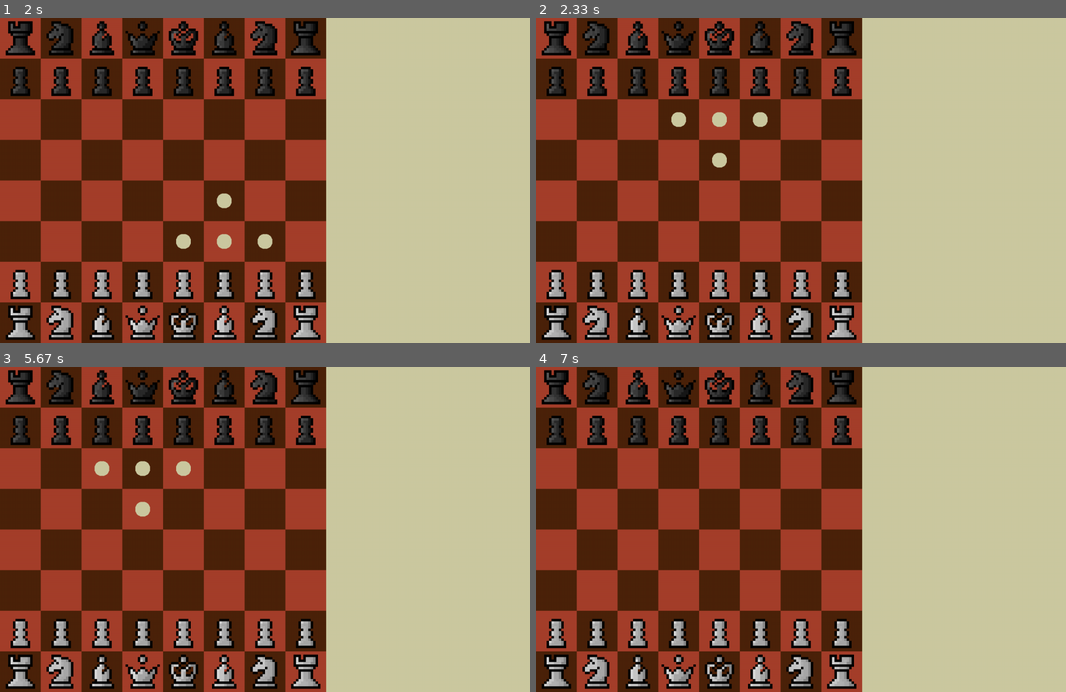
Above: before the commit, frames 1-4 (two rows, left to right).
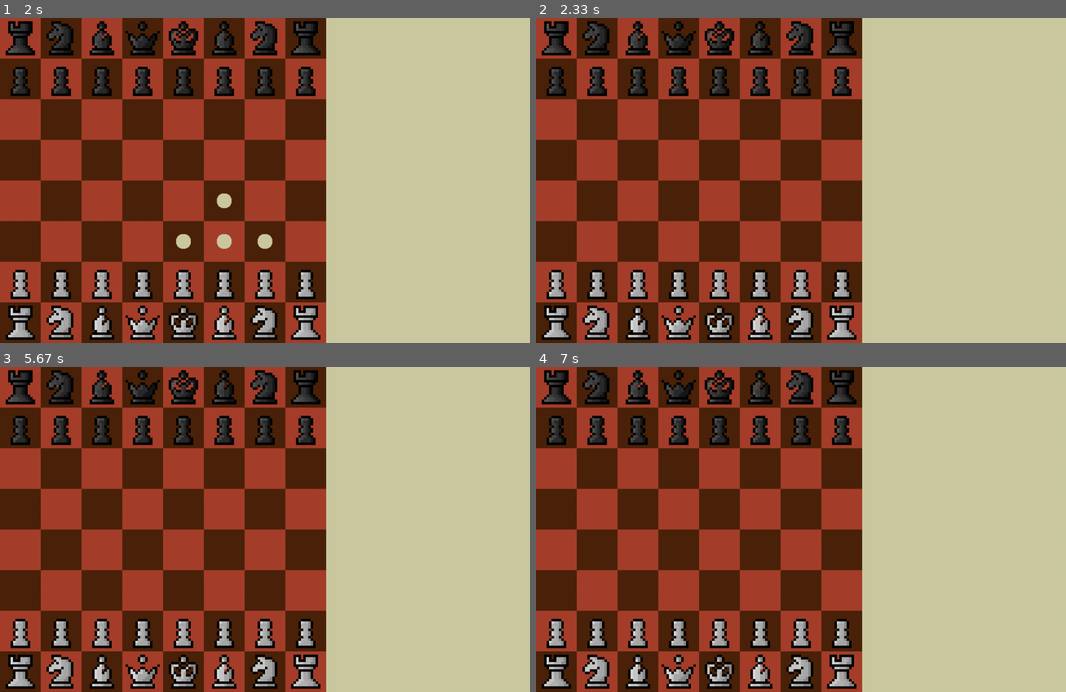
Above: after the commit, the same moments.

Repository: jetskiiiiiii/king-jet
Game: pygame game, started from main/game.py
Same seed, same stepped clock (60 frames per second), same inputs: the game is played once before the commit and once after it.
Inputs (mouse positions are in pixels of both pictures, inside the frame that each line leads up to):
- Up to frame 1 (2 s): press the mouse at (265, 203) at 0.37 s; move the mouse to (201, 193) at 0.47 s; release the mouse at (137, 183) at 0.6 s; click (238, 265) at 1.72 s
- Up to frame 2 (2.33 s): press the mouse at (774, 265) at 2.03 s; move the mouse to (748, 170) at 2.13 s; release the mouse at (716, 73) at 2.27 s
- Up to frame 3 (5.67 s): press the mouse at (238, 614) at 2.7 s; move the mouse to (169, 552) at 2.8 s; release the mouse at (100, 487) at 2.93 s; move the mouse to (106, 649) at 4.63 s; click (106, 649) at 4.68 s; click (137, 445) at 5.58 s
- Up to frame 4 (7 s): move the mouse to (673, 445) at 6.63 s; press the mouse at (673, 445) at 6.67 s; move the mouse to (636, 458) at 6.77 s; release the mouse at (604, 471) at 6.9 s

Frame 1 is identical in both runs. In frame 2, 0.4% of the frame differs, in the area x 25-44%, y 28-47%; in frame 3, 0.4%; in frame 4, nothing differs.

Commit message:
Add turn logic.

Diff:
--- a/main/board.py
+++ b/main/board.py
@@ -58,11 +58,13 @@
 class BoardLogic():
     def __init__(self):
         self.turn = "light"
+        self.toggle_move_piece = False
         self.moves = []
         self.pieces_captured_by_light = []
         self.pieces_captured_by_dark = []
         self.clicked_square = ()
         self.last_clicked_square = ()
+        self.toggle_show_hints = False
         self.last_hints_shown = []
         self.pieces_array = [
             King("dark"),
--- a/main/game.py
+++ b/main/game.py
@@ -15,10 +15,6 @@
 chessboard_status = BoardStatus()
 chessboard_logic = BoardLogic()
 chessboard = Board(screen, chessboard_status, chessboard_logic)
-
-# Outside of MAIN loop because need to be remembered
-show_hint = False
-move_piece = False
 
 ## Main pygame loop
 while running:
@@ -40,30 +36,36 @@
             chessboard_logic.clicked_square = (mouse_pos[0] // tile_size, mouse_pos[1] // tile_size) # Tuple of position of square (unscaled)
 
             clicked_square, last_clicked_square = chessboard_logic.clicked_square, chessboard_logic.last_clicked_square
+            piece_of_clicked_square = chessboard_status.status[clicked_square].occupied_by
+            is_correct_side_clicked = True if (piece_of_clicked_square is not None) and (piece_of_clicked_square.side == chessboard_logic.turn) else False
 
             # Toggle hint on
             if chessboard.is_click_inside_board(clicked_square):
                 # If piece is already showing hints, clicking it again will make hints disappear
-                if show_hint:
+                if chessboard_logic.toggle_show_hints:
+                    # Toggle hints might be true when player clicks on opposite side
+                    if not is_correct_side_clicked:
+                        chessboard_logic.toggle_show_hints = False
                     # If player clicks on same piece while hints are showing, hints will disappear
                     if clicked_square == last_clicked_square:
-                        show_hint = False
+                        chessboard_logic.toggle_show_hints = False
                         break
                     # If hints are shown and player clicks on a hint, move piece
                     elif clicked_square in chessboard_logic.last_hints_shown:
-                        show_hint = False
-                        move_piece = True
+                        chessboard_logic.toggle_show_hints = False
+                        chessboard_logic.toggle_move_piece = True
                         break
                 # If piece is clicked and square is occupied, show hints
-                if chessboard_status.status[clicked_square].occupied == True:
-                    show_hint = True
+                elif chessboard_status.status[clicked_square].occupied == True and is_correct_side_clicked:
+                    chessboard_logic.toggle_show_hints = True
 
-    if show_hint:
+    if chessboard_logic.toggle_show_hints:
         chessboard.draw_piece_hints()
 
-    if move_piece:
+    if chessboard_logic.toggle_move_piece:
         chessboard.move_piece()
-        move_piece = False
+        chessboard_logic.toggle_move_piece = False
+        chessboard_logic.turn = "dark" if chessboard_logic.turn == "light" else "light"
 
     pygame.display.update()
     clock.tick(60)
